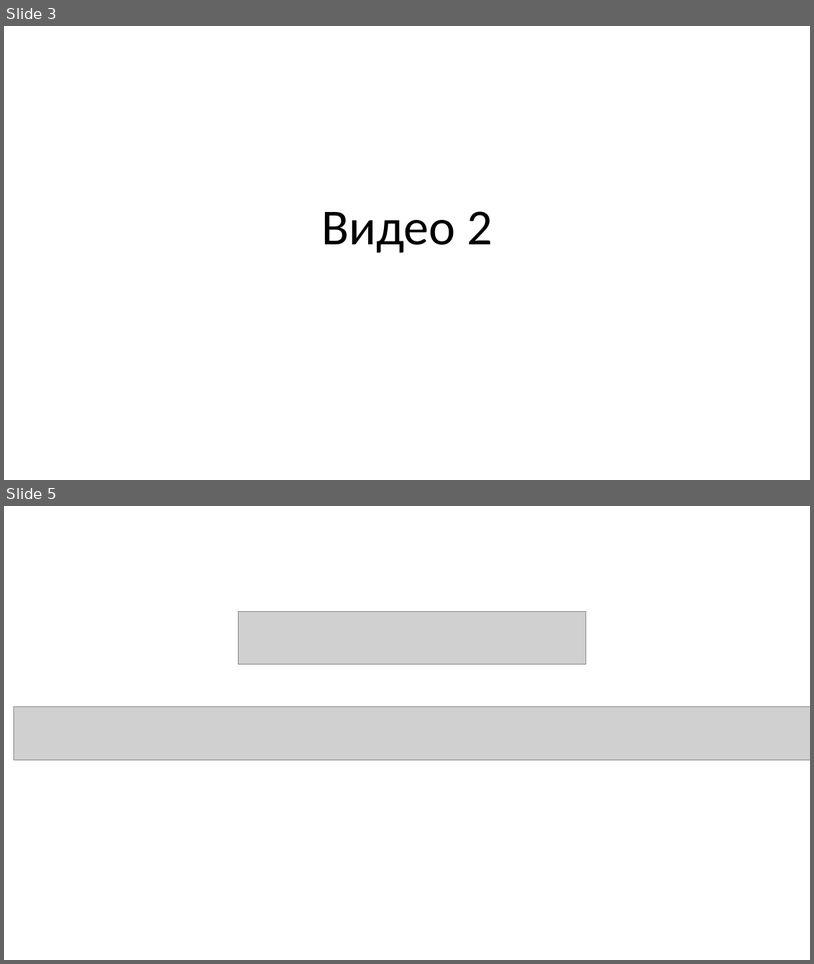
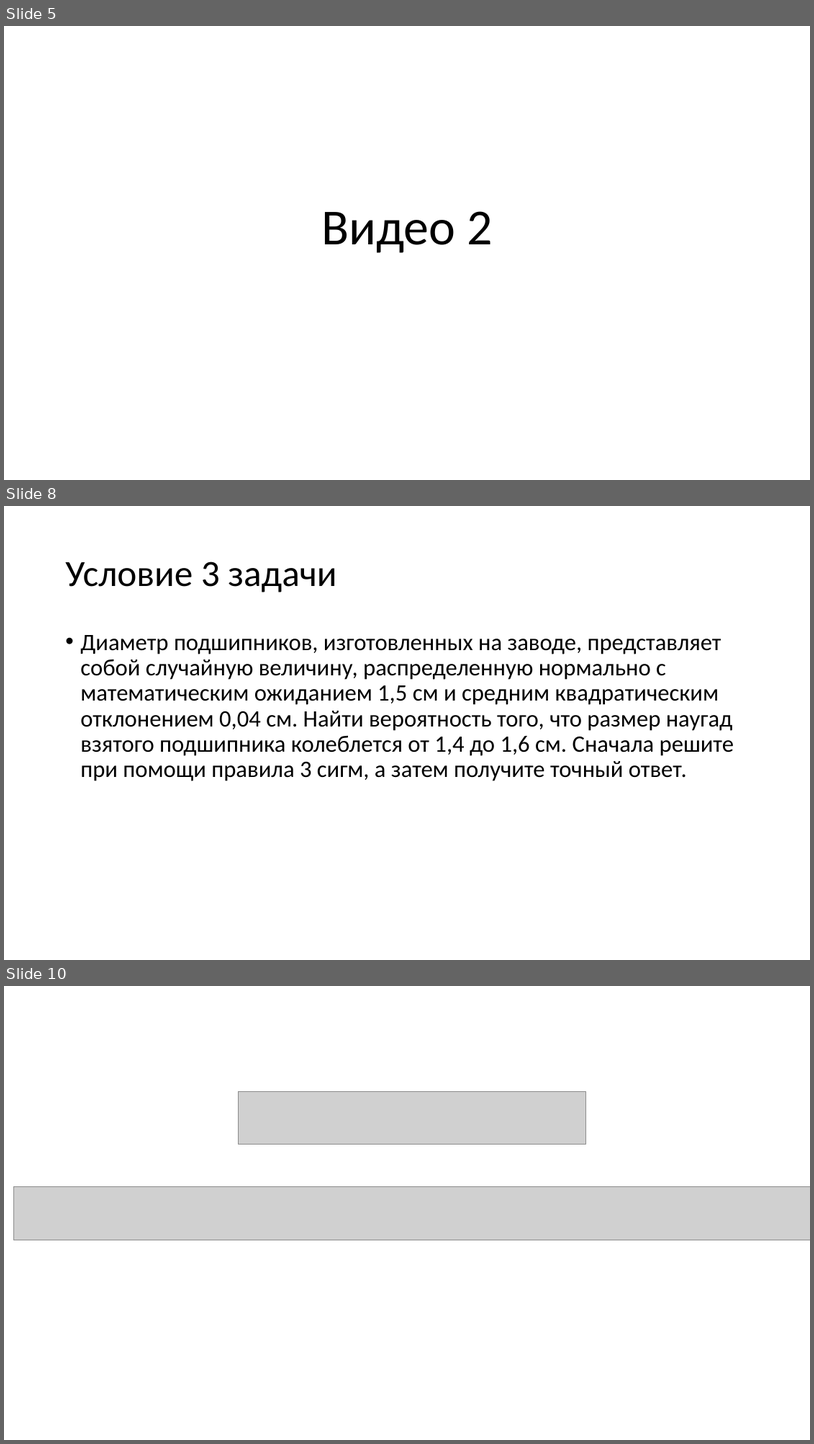
Before and after one commit to svkov/brunoyam-ds-online-course, a slide deck: module_08/module8.pptx. Shown one above the other, each under a label of ours: slides 3 and 5 before the commit, slides 5, 8 and 10 after it; the slides between them are not shown. The pictures are 814x964 and 814x1444 pixels, drawn with LibreOffice and Linux fonts; fonts in the diff are those of the drawing; grey boxes stand for pictures. Boxes give left, top, right and bottom in pixels: in the first picture for what was removed or moved away, otherwise in the second. Text is boxed around its words. In the diff, an @@ line names an element or a change of style, - is before the commit and + after.

```diff
--- a/module_08/module8.pptx
+++ b/module_08/module8.pptx
@@ slide 8 added at (x1=4, y1=506, x2=810, y2=960), background #FFFFFF @@
@@ title added at (x1=65, y1=561, x2=337, y2=592), 44 pt, text #000000 @@
+Условие 3 задачи
@@ text added at (x1=80, y1=635, x2=734, y2=781), 28 pt, text #000000 @@
+• Диаметр подшипников, изготовленных на заводе, представляет собой случайную величину, распределенную нормально с математическим ожиданием 1,5 см и средним квадратическим отклонением 0,04 см. Найти вероятность того, что размер наугад взятого подшипника колеблется от 1,4 до 1,6 см. Сначала решите при помощи правила 3 сигм, а затем получите точный ответ.
@@ what was slide 3 is now slide 5 @@
@@ what was slide 5 is now slide 10 @@
```
Also in this commit, not shown: 1 slide changed, 8 other slides added, 2 slides removed.
